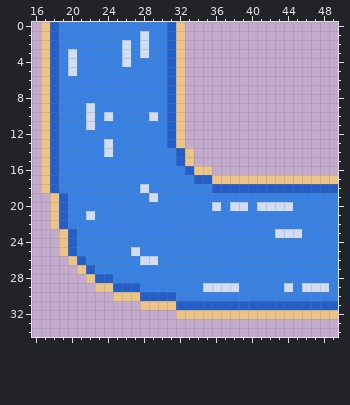
Two versions of one pixel-art sprite, tiles/river/river-bend.png. Above, as it was before the edit.
The file is 200x200 pixels, drawn in blocks of 4x4; one block is one cell here. Shown: x 16..49, y 0..34.
And afterwards:
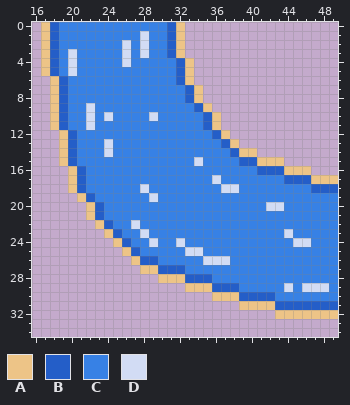
Palette (. is transparent): A #edc487  B #245ec8  C #3781e5  D #d2dcf4
The exact change:
Changed rows in their new state; - is an unchanged pixel.
first column x 17:
 4 --------------CBA-------------
 5 --------------CBA-------------
 6 .AB-----------CBA-------------
 7 .AB-----------CCBA------------
 8 .AB-----------CCBA------------
 9 .AB-----------CCCBA-----------
10 .AB-----------CCCCBA----------
11 .AB-----------CCCCBA----------
12 ..AB----------CCCCCBA---------
13 ..AB----------CCCCCCBA--------
14 ..AB-----------CCCCCCBAA------
15 ..AB-----------CCDCCCCBBAAA---
16 ...AB-----------CCCCCCCCBBBAAA
17 ...AB------------CCDCCCCCCCBBB
18 ...AB--------------CDDCCCCCCCC
19 -...AB------------------------
20 -....AB------------C-CC-C--C--
21 -....AB-----------------------
22 -.....AB--D-------------------
23 --.....AB--D--------------C-C-
24 --......AB--D--D------------DD
25 --.......AB-----DD------------
26 ---.......ABB-----DDD---------
27 ----.......AABBB--------------
28 -----........AAABBB-----------
29 ------..........AAABBB--------
30 --------...........AAABBBB----
31 -----------...........AAAA----
32 ---------------...........----
Pixel boxes of the changes (left, top, right, bottom) in both pictures:
changed: (41, 58, 311, 319)
